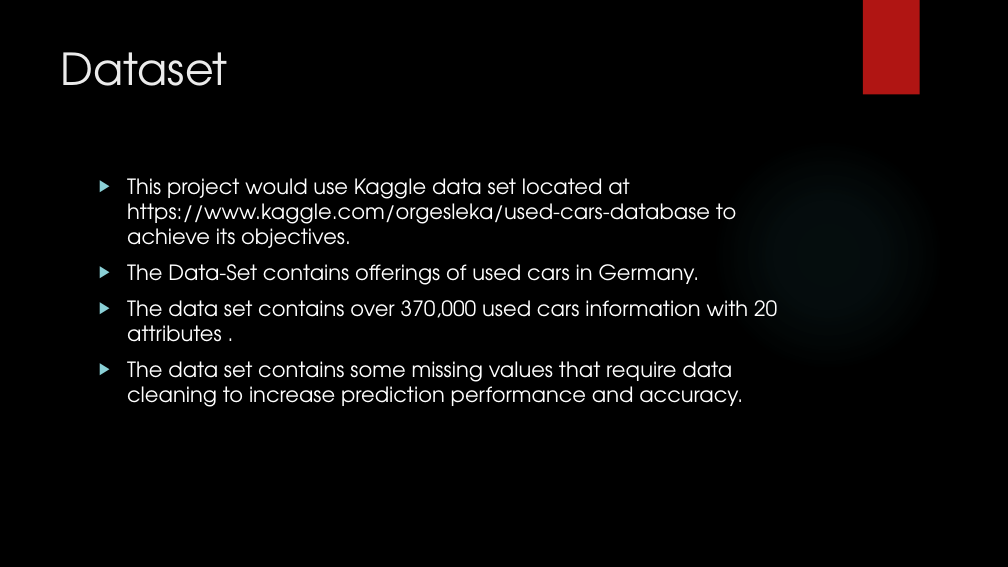
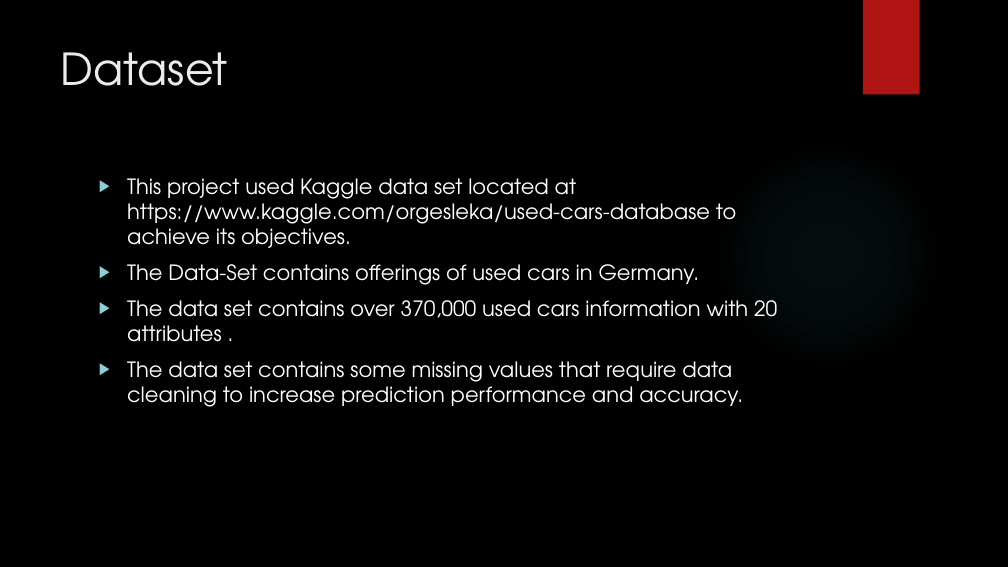
Before and after one commit to BOLATUNJI/PracticumI---Predicting-the-Price-of-Used-Cars, a slide deck: slide 3 of Predicting the Price of Used Car Presentation.pptx. Drawn at 1008x567 pixels with LibreOffice and Linux fonts; fonts in the diff are those of the drawing; background and template pictures are left out. Boxes give left, top, right and bottom in pixels: in the first picture for what was removed or moved away, otherwise in the second. Text is boxed around its words. In the diff, an @@ line names an element or a change of style, - is before the commit and + after.

```diff
--- a/Predicting the Price of Used Car Presentation.pptx
+++ b/Predicting the Price of Used Car Presentation.pptx
@@ text at (127, 178, 736, 248): text changed @@
-▶ This project would use Kaggle data set located at https://www.kaggle.com/orgesleka/used-cars-database to achieve its objectives.
+▶ This project used Kaggle data set located at https://www.kaggle.com/orgesleka/used-cars-database to achieve its objectives.
```
Also in this commit, not shown: 6 other slides changed, 1 slide added.
